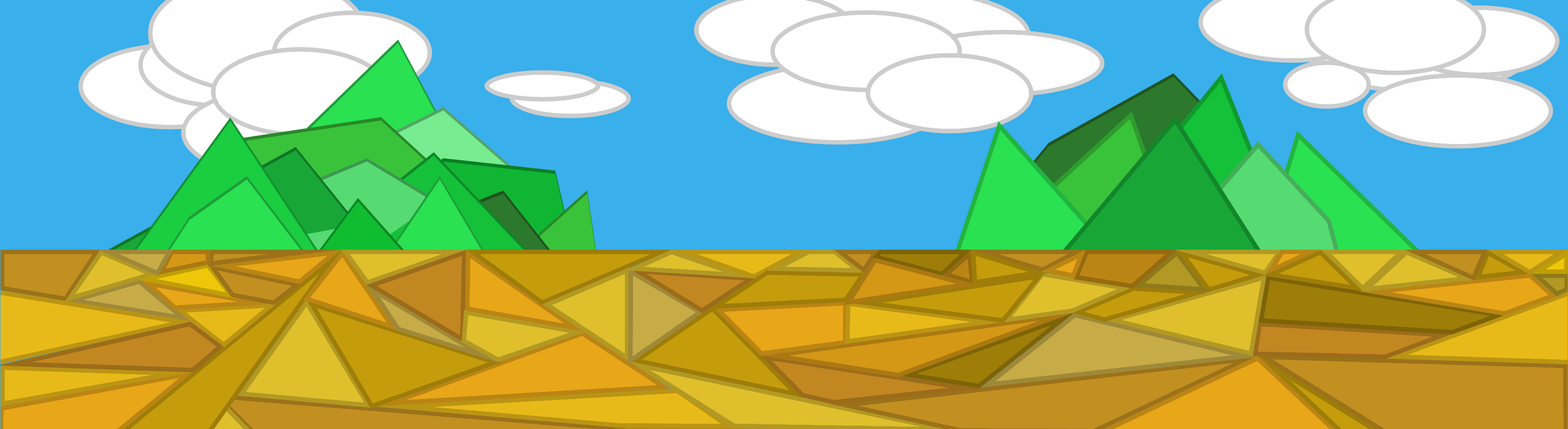
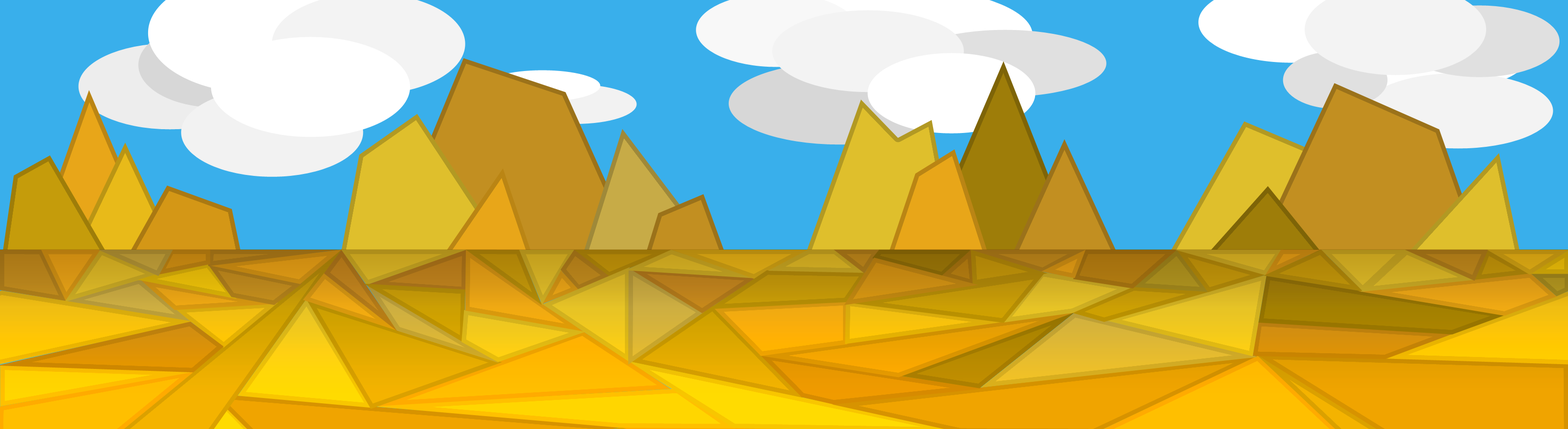
Layer changes from the first 1568×429 image to the second:
added layer "Ebene 4" in group "Floor" over [0, 249, 1568, 429]
added group "Polygons" with 92 layers in group "Floor" over [0, 248, 1568, 429]
moved "Form 24" into group "Polygons" over [122, 248, 343, 429]
moved "Form 20" into group "Polygons" over [832, 354, 1260, 429]
removed group "Gruppe 2" (10 layers) from group "Layer1" over [211, 354, 1337, 429]
added group "Gruppe 7" with 4 layers in group "Mountains" over [2, 90, 242, 255]
added group "Gruppe 6" with 4 layers in group "Mountains" over [1168, 82, 1521, 255]
added layer "Form 144" in group "Gruppe 6" over [1254, 82, 1484, 255]
added group "Gruppe 4" with 4 layers in group "Mountains" over [805, 60, 1118, 255]
added layer "Form 140" in group "Gruppe 4" over [920, 60, 1080, 255]
added group "Gruppe 5" with 5 layers in group "Mountains" over [340, 58, 726, 255]
added layer "Form 134" in group "Gruppe 5" over [381, 58, 639, 255]
hid group "Gruppe 3" (7 layers) over [954, 47, 1470, 316]
painted on "Form 30" over [1030, 97, 1280, 300]
painted on "Form 33" over [1244, 114, 1470, 316]
painted on "Form 32" over [1068, 47, 1299, 272]
painted on "Form 29" over [954, 103, 1139, 290]
painted on "Form 12 Kopie" over [962, 47, 1353, 265]
hid group "Mountin" (14 layers) over [50, 7, 604, 364]
painted on "Form 13" over [120, 99, 327, 276]
painted on "Form 11" over [264, 193, 474, 347]
painted on "Form 10" over [326, 167, 528, 364]
painted on "Form 9" over [50, 133, 359, 292]
painted on "Form 7" over [301, 140, 563, 299]
…and 123 more changes (21 added, 2 moved_by, 29 painted, 76 stack)
